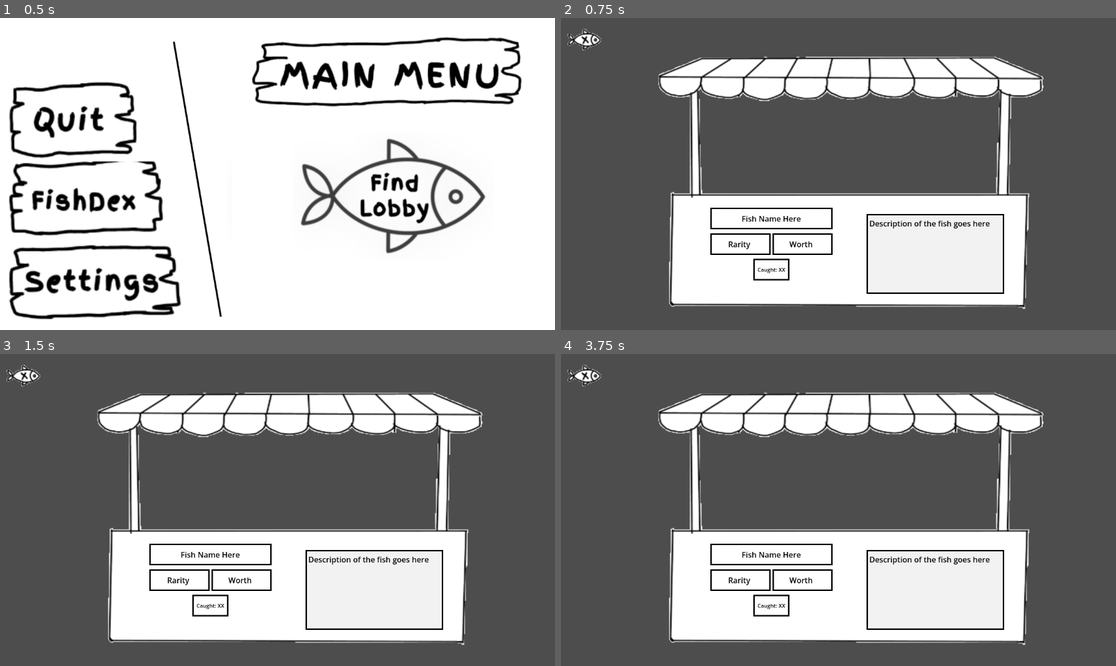
Above: before the commit, frames 1-4 (two rows, left to right).
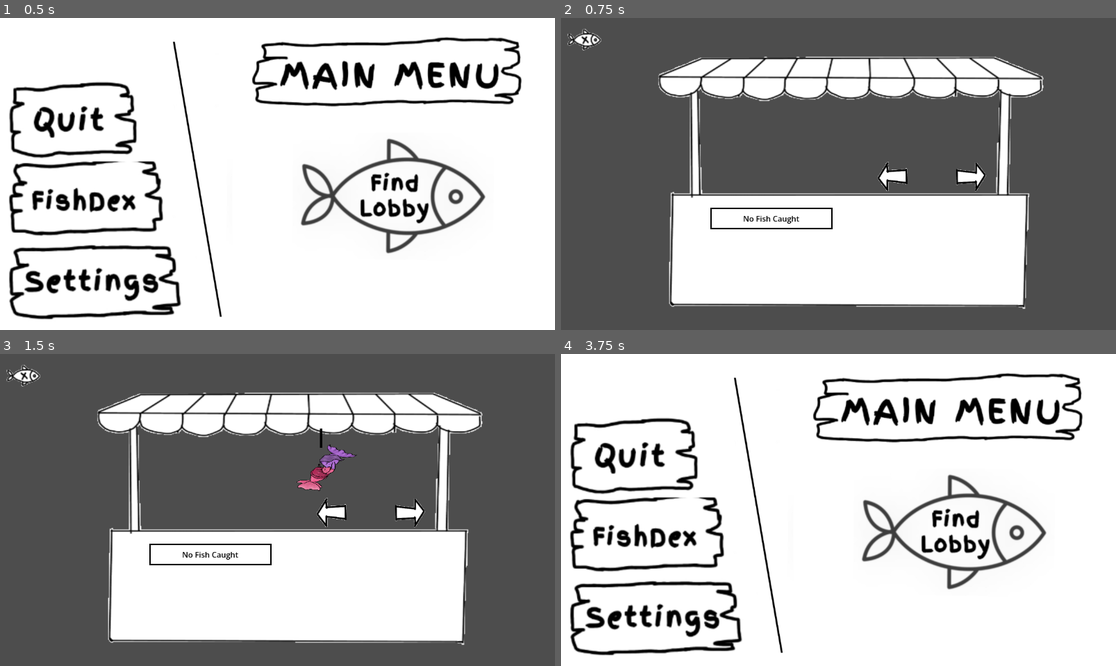
Above: after the commit, the same moments.

Repository: gmuGADIG/King-Fisher
Game: Godot game, scene res://ui/main_menu/main_menu.tscn
The game is run twice, just before and just after one commit, with the same random seed, the same clock (stepped at 60 frames per second) and the same inputs. The engine's default icon, where the game draws it, is replaced by a stand-in: a white triangle on a blue panel in a dark square.
Inputs (mouse positions are in pixels of both pictures, inside the frame that each line leads up to):
- Up to frame 1 (0.5 s): no input
- Up to frame 2 (0.75 s): click (660, 202) at 0.5 s
- Up to frame 3 (1.5 s): click (405, 513) at 1.27 s
- Up to frame 4 (3.75 s): click (888, 466) at 2.02 s; click (894, 513) at 2.77 s; click (583, 375) at 3.5 s

Frame 1 is identical in both runs. In frame 2, 1.8% of the frame differs, in the area x 26-80%, y 46-89%; in frame 3, 2.3%; in frame 4, 75%, in the area x 0-100%, y 0-100%.
Error before the commit: Parse Error: Function "append()" not found in base Dictionary. (res://ui/fish_dex/fishdex.gd:53)

Commit message:
Near final implimentation fo Fishdex

Diff:
--- a/fish/fish.gd
+++ b/fish/fish.gd
@@ -12,6 +12,33 @@
 @export var fish_name : String
 @export var grade : Grade
 @export var sprite : Texture
+@export var description : String
 
 func _init() -> void:
 	return
+
+func get_grade_string() -> String:
+	match grade:
+		Grade.LEFTOVERS:
+			return "Leftovers"
+		Grade.FRESH:
+			return "Fresh"
+		Grade.PREMIUM:
+			return "Premium"
+		Grade.SUSHI:
+			return "Sushi"
+		_:
+			return "Unset"
+
+func get_score() -> int:
+	match grade:
+		Grade.LEFTOVERS:
+			return 100
+		Grade.FRESH:
+			return 200
+		Grade.PREMIUM:
+			return 300
+		Grade.SUSHI:
+			return 500
+		_: # This is also known as Unset Grade
+			return 0
--- /dev/null
+++ b/fish/sushi/fish_seven.tres
@@ -0,0 +1,12 @@
+[gd_resource type="Resource" script_class="Fish" format=3 uid="uid://soem2ptwcd8r"]
+
+[ext_resource type="Script" uid="uid://cr3nmjdvpgh0a" path="res://fish/fish.gd" id="1_7pln3"]
+[ext_resource type="Texture2D" uid="uid://tm0h3rinwtna" path="res://fish/sprites/fish_seven.png" id="2_5bht5"]
+
+[resource]
+script = ExtResource("1_7pln3")
+fish_name = "fish_seven"
+grade = 4
+sprite = ExtResource("2_5bht5")
+description = "ljfdslkadnsflkjsdfljkdlkfjs;lfdj;lasdfj"
+metadata/_custom_type_script = "uid://cr3nmjdvpgh0a"
--- /dev/null
+++ b/fish/sushi/sasha_splash.tres
@@ -0,0 +1,11 @@
+[gd_resource type="Resource" script_class="Fish" format=3 uid="uid://cx0nkmuun8r1k"]
+
+[ext_resource type="Script" uid="uid://cr3nmjdvpgh0a" path="res://fish/fish.gd" id="1_4gkke"]
+[ext_resource type="Texture2D" uid="uid://ck3bm1irl43x2" path="res://fish/sprites/sasha_splash.png" id="2_ixej0"]
+
+[resource]
+script = ExtResource("1_4gkke")
+fish_name = "Sash Splash"
+grade = 3
+sprite = ExtResource("2_ixej0")
+metadata/_custom_type_script = "uid://cr3nmjdvpgh0a"
--- /dev/null
+++ b/fish/sushi/yuri_fish.tres
@@ -0,0 +1,11 @@
+[gd_resource type="Resource" script_class="Fish" format=3 uid="uid://brs4gtafy5r8l"]
+
+[ext_resource type="Script" uid="uid://cr3nmjdvpgh0a" path="res://fish/fish.gd" id="1_3p4cv"]
+[ext_resource type="Texture2D" uid="uid://dpvq5dvnt3ggo" path="res://fish/sprites/yuri_fish.png" id="2_u5b6g"]
+
+[resource]
+script = ExtResource("1_3p4cv")
+fish_name = "Yuri"
+grade = 2
+sprite = ExtResource("2_u5b6g")
+metadata/_custom_type_script = "uid://cr3nmjdvpgh0a"
--- a/ui/fish_dex/fishdex.gd
+++ b/ui/fish_dex/fishdex.gd
@@ -27,8 +27,8 @@
 	loaded = true
 
 func custom_sort_fish(a, b):
-		var fish_a = LIST_OF_FISH.get(a).fish
-		var fish_b = LIST_OF_FISH.get(b).fish
+		var fish_a = LIST_OF_FISH.get(a)
+		var fish_b = LIST_OF_FISH.get(b)
 		return fish_a.grade > fish_b.grade
 
 func load_file() -> void:
@@ -42,16 +42,24 @@
 	else:
 		save_file(true)
 
-func load_all_fish_resources():
-	var dir = DirAccess.open("res://fish/")
+func loop_through_dir(location : String) -> void:
+	var dir = DirAccess.open(location)
 	if dir:
 		dir.list_dir_begin()
 		var file_name = dir.get_next()
 		while file_name != "":
+			print(file_name)
 			if file_name.ends_with(".tres"):
-				var fish = load("res://fish/" + file_name)
-				LIST_OF_FISH.append(fish)
+				var fish_resource = load(location + "/" + file_name)
+				LIST_OF_FISH[fish_resource.fish_name] = fish_resource
 			file_name = dir.get_next()
+		dir.list_dir_end()
+
+func load_all_fish_resources():
+	loop_through_dir("res://fish/sushi")
+	loop_through_dir("res://fish/premium")
+	loop_through_dir("res://fish/fresh")
+	loop_through_dir("res://fish/leftover")
 
 func caught_fish(new_fish : Fish) -> void:
 	if fishdex_entries.has(new_fish.fish_name):
@@ -76,44 +84,97 @@
 	hide()
 
 func _on_draw() -> void:
-	print(len(fishdex_order))
-	if first_draw:
-		first_draw = false
-
 		if len(fishdex_order) > 0:
-			current_fish.fish = LIST_OF_FISH.get(fishdex_order[0])
-			current_fish_name.text = current_fish.fish.name
-			current_fish_rarity.text = current_fish.fish.rarity
-			current_fish_worth.text = str(current_fish.fish.worth)
-			current_fish_description.text = current_fish.fish.description
-			current_fish_caught.text = "Caught: " % fishdex_entries.get(current_fish.fish.name, 0)
+			setup_current_fish()
 
 			if len(fishdex_order) > 1:
-				selectable_fish_1.fish = LIST_OF_FISH.get(fishdex_order[1])
+				setup_selectable_fish(1)
 			if len(fishdex_order) > 2:
-				selectable_fish_2.fish = LIST_OF_FISH.get(fishdex_order[2])
+				setup_selectable_fish(2)
 		else:
 			current_fish_name.text = "No Fish Caught"
-			current_fish_rarity.hide()
-			$Stall/Fish_Info/Fish_Rarity_Worth/Rarity_Box.hide()
-			current_fish_worth.hide()
-			$Stall/Fish_Info/Fish_Rarity_Worth/Worth_Box.hide()
-			current_fish_description.hide()
-			$Stall/Description_Box.hide()
-			current_fish_caught.hide()
-			$Stall/Fish_Info/Caught_Box.hide()
-			var newFish : Fish = load("res://fish/sushi/test_fish.tres")
+			toggle_fishinfo_visibility(false)
+			var newFish : Fish = load("res://fish/sushi/fish_seven.tres")
+			var newFish2 : Fish = load("res://fish/sushi/sasha_splash.tres")
+			var newFish3 : Fish = load("res://fish/sushi/test_fish.tres")
+			var newFish4 : Fish = load("res://fish/sushi/yuri_fish.tres")
 			caught_fish(newFish)
+			caught_fish(newFish2)
+			caught_fish(newFish3)
+			caught_fish(newFish4)
+
+var current_tab = 0
+# 1 for left 2 for right
+func setup_selectable_fish(target : int, change_tab_left : bool = false, change_tab_right : bool = false) -> void:
+	if target < 1 or target > 2:
+		Debug.log_err("Invalid target for selectable fish setup: " + str(target))
+
+	var selectable = selectable_fish_1 if target == 1 else selectable_fish_2
+	if change_tab_left:
+		if current_tab > 0:
+			Debug.log_err("Fishdex Attempted to change to illegal tab: " + str(current_tab - 1))
+		current_tab -= 1
+	elif change_tab_right:
+		if len(fishdex_entries) % 2 == 1:
+			if current_tab < len(fishdex_order)/2 + 1:
+				Debug.log_err("Fishdex Attempted to change to illegal tab: " + str(current_tab + 1))
+		else:
+			if current_tab < len(fishdex_order)/2:
+				Debug.log_err("Fishdex Attempted to change to illegal tab: " + str(current_tab + 1))
+		current_tab += 1
+
+	print(current_tab)
+	target = current_tab * 2 + target
+
+	if target > len(fishdex_order) - 1:
+		selectable.hide()
+		return
+	print("Target: " + str(target) + " Fish: " + LIST_OF_FISH.get(fishdex_order[target]).fish_name)
+	selectable.fish = LIST_OF_FISH.get(fishdex_order[target])
+	selectable.get_node("Fish_Image").texture = selectable.fish.sprite
+	selectable.show()
+
+func setup_current_fish() -> void:
+	current_fish.fish = LIST_OF_FISH.get(fishdex_order[0])
+	current_fish_name.text = current_fish.fish.fish_name
+	current_fish_rarity.text = str(current_fish.fish.grade)
+	current_fish_worth.text = str(current_fish.fish.get_score())
+	current_fish_description.text = current_fish.fish.description
+	current_fish_caught.text = "Caught: " + str(fishdex_entries.get(current_fish.fish.fish_name, 0))
+	toggle_fishinfo_visibility(true)
+	current_fish.show()
+	current_fish.get_node("Fish_Image").texture = current_fish.fish.sprite
+
+func toggle_fishinfo_visibility(toggle : bool) -> void:
+	if toggle:
+		$Stall/Fish_Info/Fish_Rarity_Worth/Rarity_Box.show()
+		current_fish_rarity.show()
+		$Stall/Fish_Info/Fish_Rarity_Worth/Worth_Box.show()
+		current_fish_worth.show()
+		$Stall/Fish_Info/Fish_Rarity_Worth/Worth_Box/Worth.show()
+		current_fish_description.show()
+		$Stall/Description_Box.show()
+		current_fish_caught.show()
+		$Stall/Fish_Info/Caught_Box.show()
 	else:
-		if len(fishdex_order) > 0:
-			current_fish.fish = LIST_OF_FISH.get(fishdex_order[0])
-			current_fish_name.text = current_fish.fish.name
-			current_fish_rarity.text = current_fish.fish.rarity
-			current_fish_worth.text = str(current_fish.fish.worth)
-			current_fish_description.text = current_fish.fish.description
-			current_fish_caught.text = "Caught: " % fishdex_entries.get(current_fish.fish.name, 0)
+		$Stall/Fish_Info/Fish_Rarity_Worth/Rarity_Box.hide()
+		current_fish_rarity.hide()
+		$Stall/Fish_Info/Fish_Rarity_Worth/Worth_Box.hide()
+		current_fish_worth.hide()
+		$Stall/Fish_Info/Fish_Rarity_Worth/Worth_Box/Worth.hide()
+		current_fish_description.hide()
+		$Stall/Description_Box.hide()
+		current_fish_caught.hide()
+		$Stall/Fish_Info/Caught_Box.hide()
 
-			if len(fishdex_order) > 1:
-				selectable_fish_1.fish = LIST_OF_FISH.get(fishdex_order[1])
-			if len(fishdex_order) > 2:
-				selectable_fish_2.fish = LIST_OF_FISH.get(fishdex_order[2])
+
+func _on_left_tab_pressed() -> void:
+	print("--------------")
+	setup_selectable_fish(1, true)
+	setup_selectable_fish(2)
+
+
+func _on_right_tab_pressed() -> void:
+	print("--------------")
+	setup_selectable_fish(1, false, true)
+	setup_selectable_fish(2)
--- a/ui/fish_dex/fishdex.tscn
+++ b/ui/fish_dex/fishdex.tscn
@@ -4,7 +4,8 @@
 [ext_resource type="Texture2D" uid="uid://b4hg2q6p8f8xr" path="res://ui/fish_dex/fish_x.png" id="2_r31bl"]
 [ext_resource type="PackedScene" uid="uid://cur3ita1x152q" path="res://ui/fish_dex/hanging_fish.tscn" id="3_23nti"]
 [ext_resource type="Texture2D" uid="uid://b7e1yq8e8neff" path="res://ui/fish_dex/stall.png" id="3_mukbb"]
-[ext_resource type="Script" uid="uid://bco87e2884pxw" path="res://ui/fish_dex/hanging_fish.gd" id="5_y04r0"]
+[ext_resource type="Script" path="res://ui/fish_dex/hanging_fish.gd" id="5_y04r0"]
+[ext_resource type="Texture2D" uid="uid://bck4unx8s3so0" path="res://ui/fish_dex/arrow.png" id="6_m7gl5"]
 
 [sub_resource type="StyleBoxFlat" id="StyleBoxFlat_mukbb"]
 bg_color = Color(0, 0, 0, 0)
@@ -163,13 +164,13 @@
 offset_left = 746.0
 offset_top = 157.0
 offset_right = -297.0
-offset_bottom = -292.0
+offset_bottom = -340.0
 script = ExtResource("5_y04r0")
 
 [node name="Button" type="Button" parent="Selectable_Fish_2" unique_id=752180875]
 layout_mode = 0
 offset_right = 109.0
-offset_bottom = 197.0
+offset_bottom = 151.0
 flat = true
 
 [node name="Selectable_Fish_1" parent="." unique_id=438384103 instance=ExtResource("3_23nti")]
@@ -177,15 +178,36 @@
 offset_left = 624.0
 offset_top = 155.0
 offset_right = -418.0
-offset_bottom = -294.0
+offset_bottom = -340.0
 script = ExtResource("5_y04r0")
 
 [node name="Button" type="Button" parent="Selectable_Fish_1" unique_id=2031469355]
 layout_mode = 0
 offset_top = 2.0
 offset_right = 109.0
-offset_bottom = 199.0
+offset_bottom = 153.0
+flat = true
+
+[node name="Right_Tab" type="Button" parent="." unique_id=1054387013]
+layout_mode = 0
+offset_left = 793.0
+offset_top = 294.0
+offset_right = 897.0
+offset_bottom = 366.0
+icon = ExtResource("6_m7gl5")
+flat = true
+
+[node name="Left_Tab" type="Button" parent="." unique_id=1586314430]
+layout_mode = 0
+offset_left = 746.0
+offset_top = 365.0
+offset_right = 850.0
+offset_bottom = 437.0
+rotation = -3.1415927
+icon = ExtResource("6_m7gl5")
 flat = true
 
 [connection signal="draw" from="." to="." method="_on_draw"]
 [connection signal="pressed" from="Back_Button" to="." method="_on_back_button_pressed"]
+[connection signal="pressed" from="Right_Tab" to="." method="_on_right_tab_pressed"]
+[connection signal="pressed" from="Left_Tab" to="." method="_on_left_tab_pressed"]
--- a/ui/fish_dex/hanging_fish.tscn
+++ b/ui/fish_dex/hanging_fish.tscn
@@ -19,10 +19,10 @@
 
 [node name="Fish_Image" type="TextureRect" parent="." unique_id=965798515]
 layout_mode = 0
-offset_left = 99.000015
-offset_top = 191.0
-offset_right = 198.00002
-offset_bottom = 361.0
-rotation = -3.1415927
+offset_left = -28.0
+offset_top = 132.0
+offset_right = 71.0
+offset_bottom = 302.0
+rotation = -1.5707964
 texture = ExtResource("1_yqy8o")
 expand_mode = 1
Binary file added: ui/fish_dex/arrow.png
Not shown, added: ui/fish_dex/arrow.png.import
